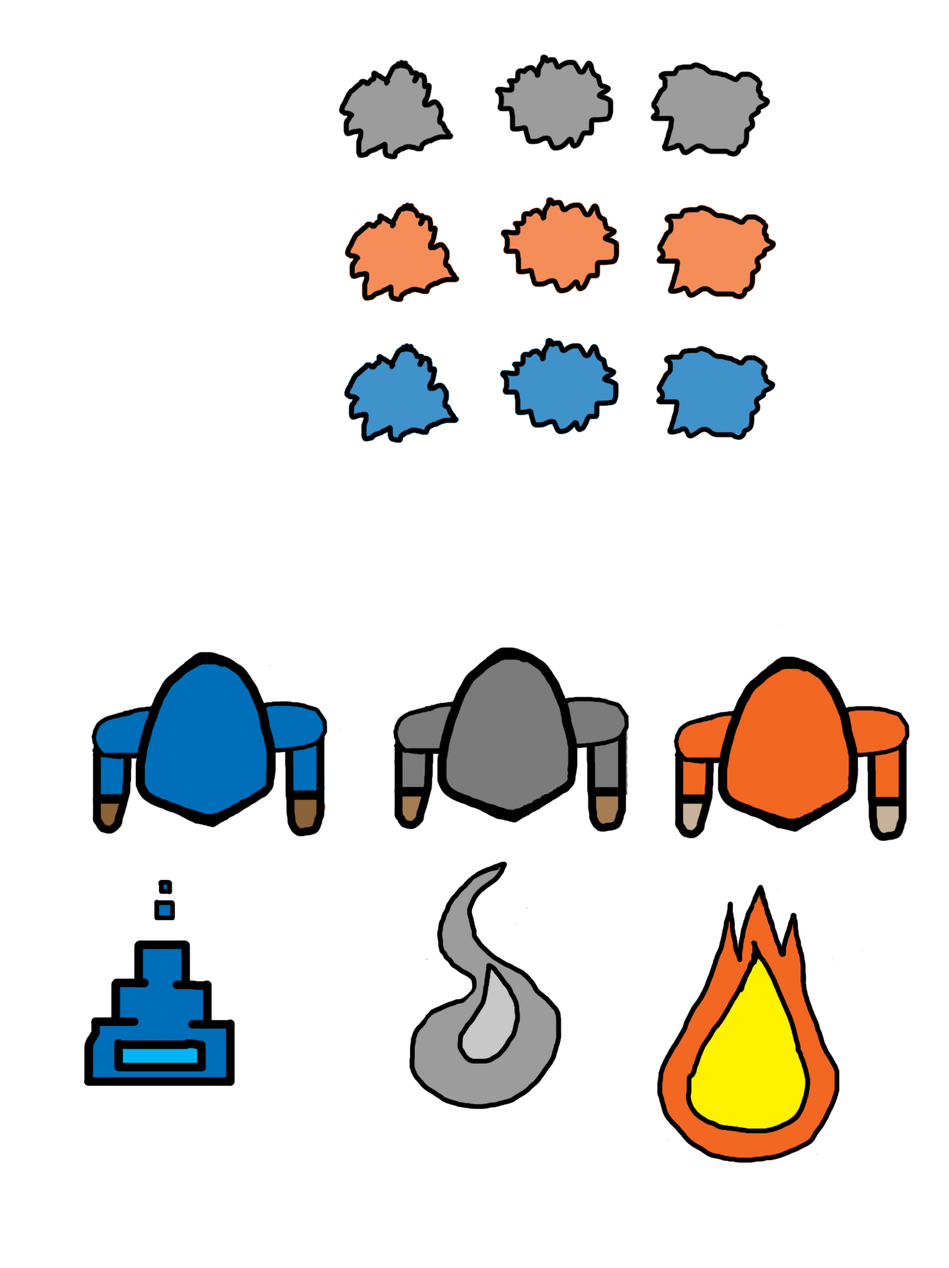
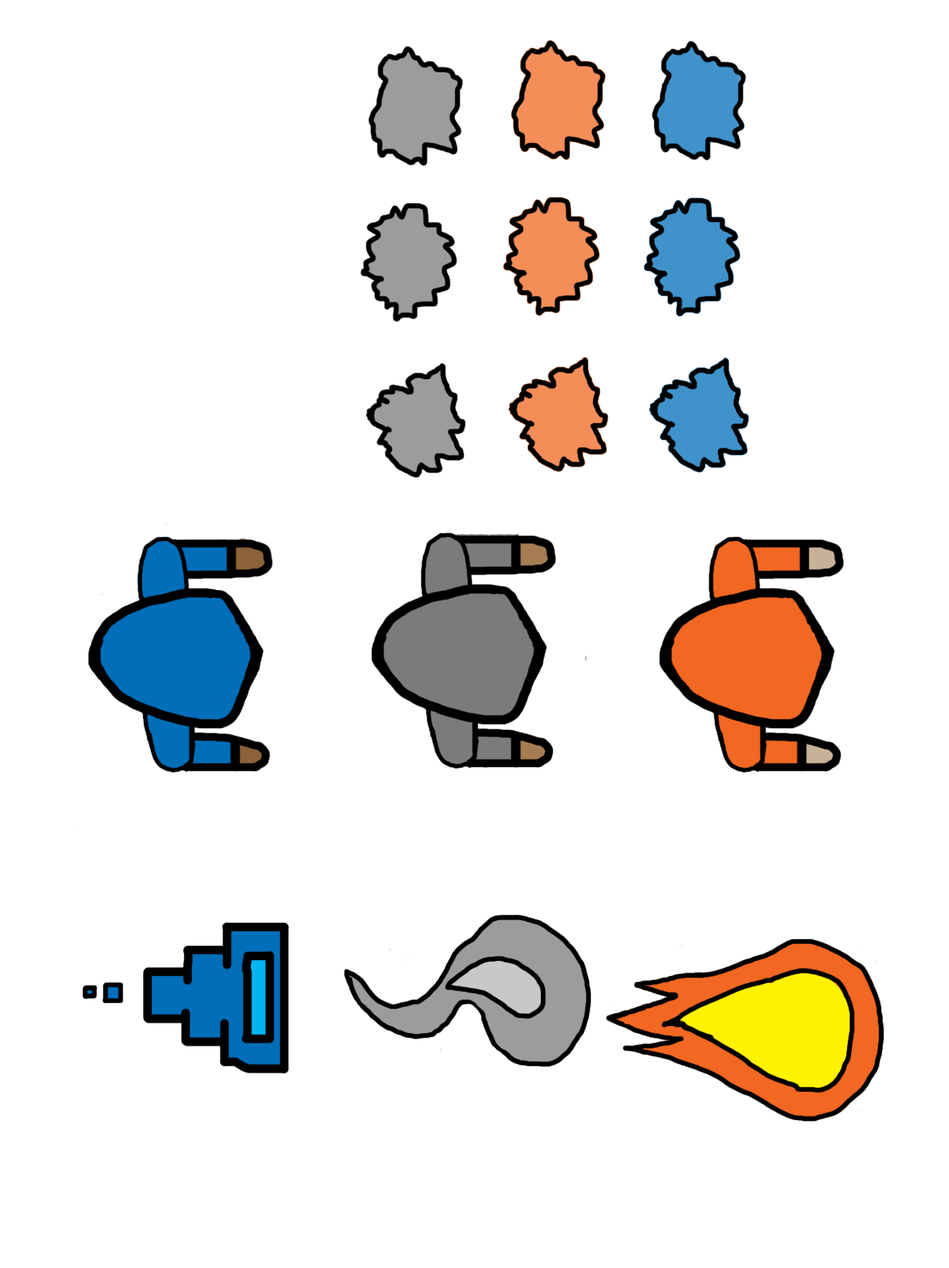
Before/after of a 949 × 1268 layered artwork. What changed in the layer stack:
painted on "Layer 8" over [42, 39, 911, 1164]
removed layer "Layer 6" over [458, 966, 520, 1062]
removed layer "Layer 4" over [116, 957, 809, 1131]
removed layer "Layer 5" (was 75%) over [338, 53, 777, 1108]
removed layer "Layer 3" over [74, 617, 910, 1160]
